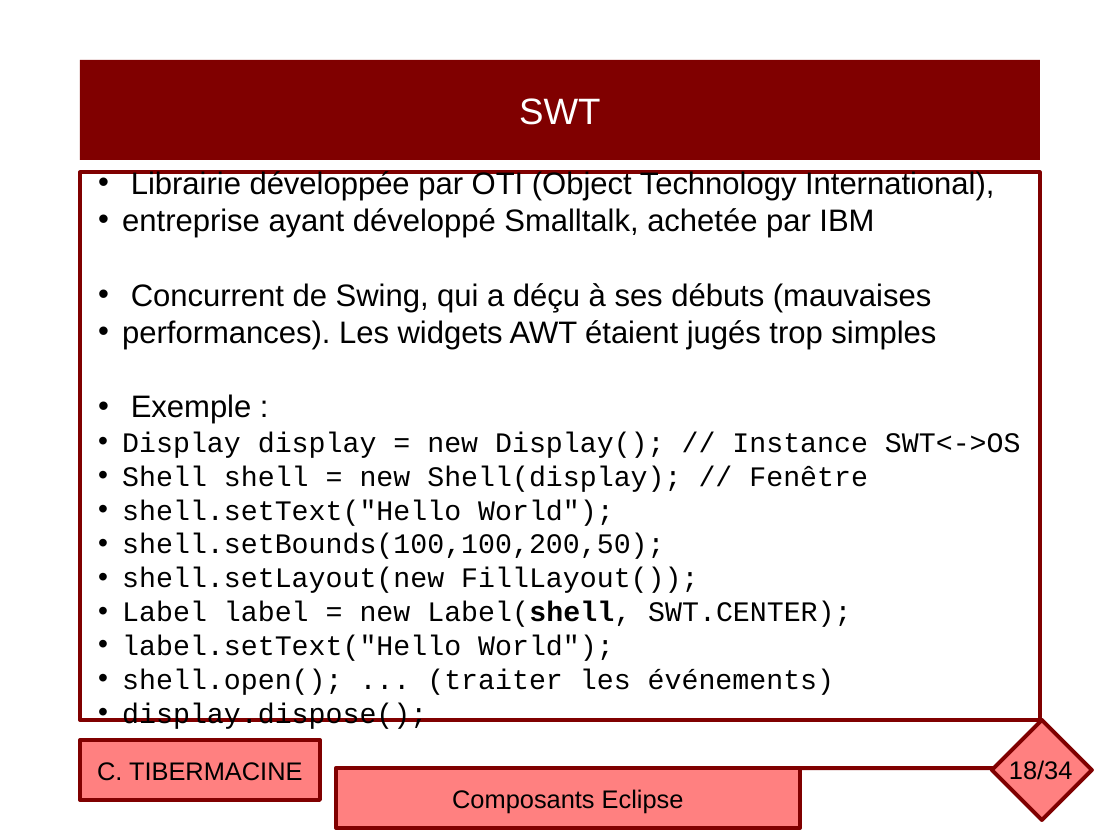
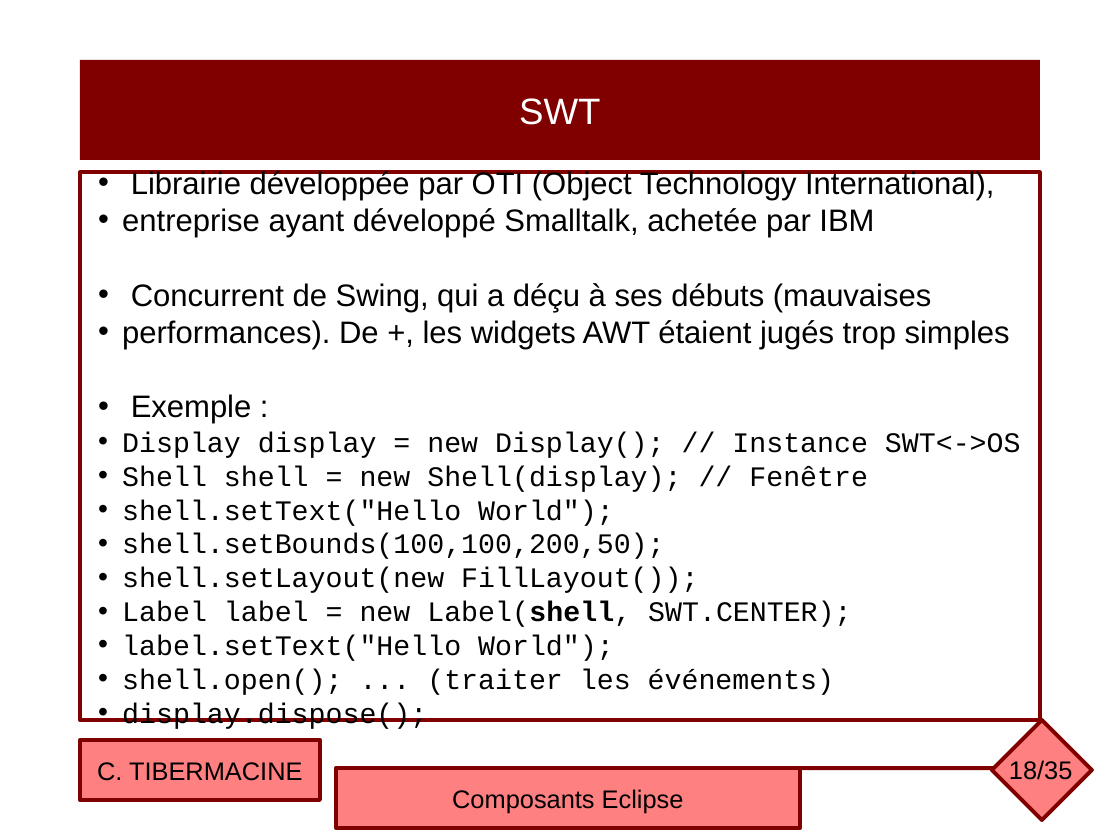
Before and after one commit to ctiber/composants, a slide deck: slide 18 of cours/cours4.odp. Drawn at 1120x840 pixels with LibreOffice and Linux fonts; fonts in the diff are those of the drawing. Boxes give left, top, right and bottom in pixels: in the first picture for what was removed or moved away, otherwise in the second. Text is boxed around its words. In the diff, an @@ line names an element or a change of style, - is before the commit and + after.

```diff
--- a/cours/cours4.odp
+++ b/cours/cours4.odp
@@ text in rectangle at (122, 320, 1010, 349): text changed @@
-• performances). Les widgets AWT étaient jugés trop simples
+• performances). De +, les widgets AWT étaient jugés trop simples
@@ page number at (1009, 760, 1073, 780): text changed @@
-18/34
+18/35
```
Also in this commit, not shown: 10 other slides changed, 1 slide added, 1 other file.
